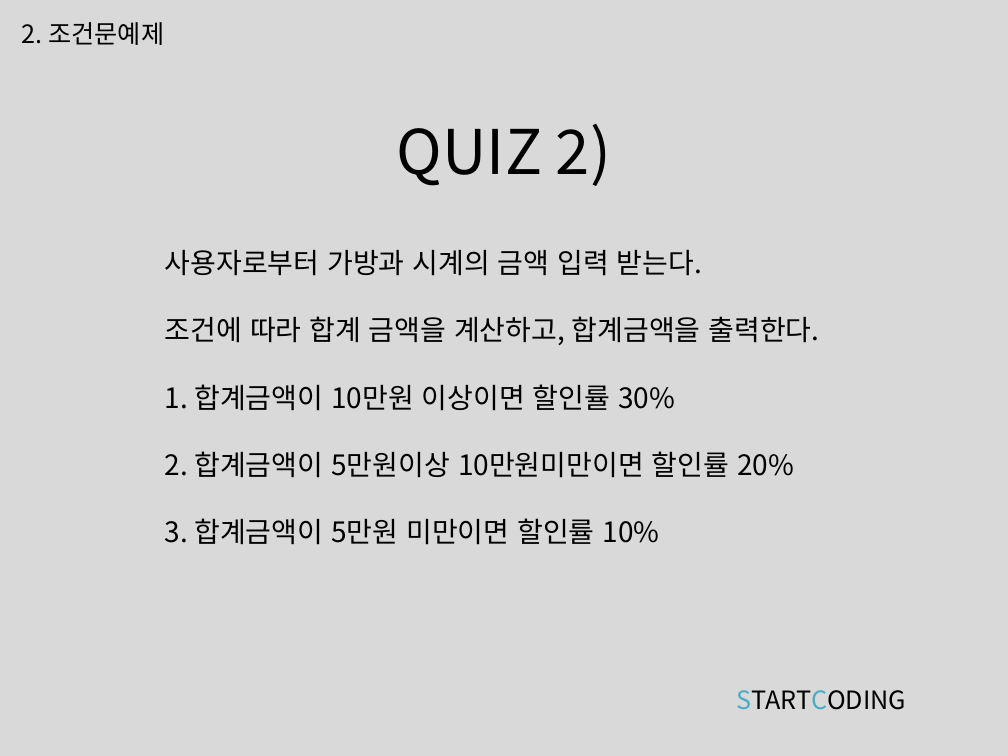
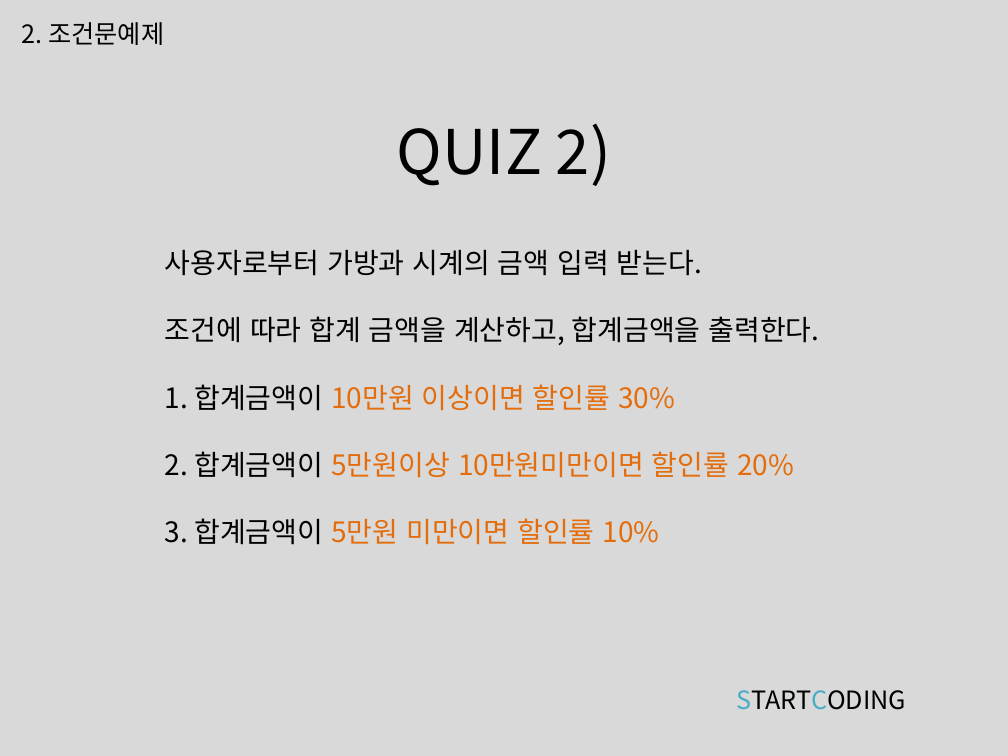
Before and after one commit to kwonkijun/python, a slide deck: slide 19 of 파이썬기초(PPT)/파이썬 기초 5강_조건문.pptx. Drawn at 1008x756 pixels with LibreOffice and Linux fonts; fonts in the diff are those of the drawing. Boxes give left, top, right and bottom in pixels: in the first picture for what was removed or moved away, otherwise in the second. Text is boxed around its words. In the diff, an @@ line names an element or a change of style, - is before the commit and + after.

```diff
--- a/파이썬기초(PPT)/파이썬 기초 5강_조건문.pptx
+++ b/파이썬기초(PPT)/파이썬 기초 5강_조건문.pptx
@@ text at <box>165,384,794,545</box>: text colour #000000 to #E46C0A in "10만원 이상이면 할인률 30%", "5만원이상 10만원미만이면 할인률 20%", "5만원 미만이면 할인률 10%" @@
```
Also in this commit, not shown: 1 other slide changed, 14 other files.
